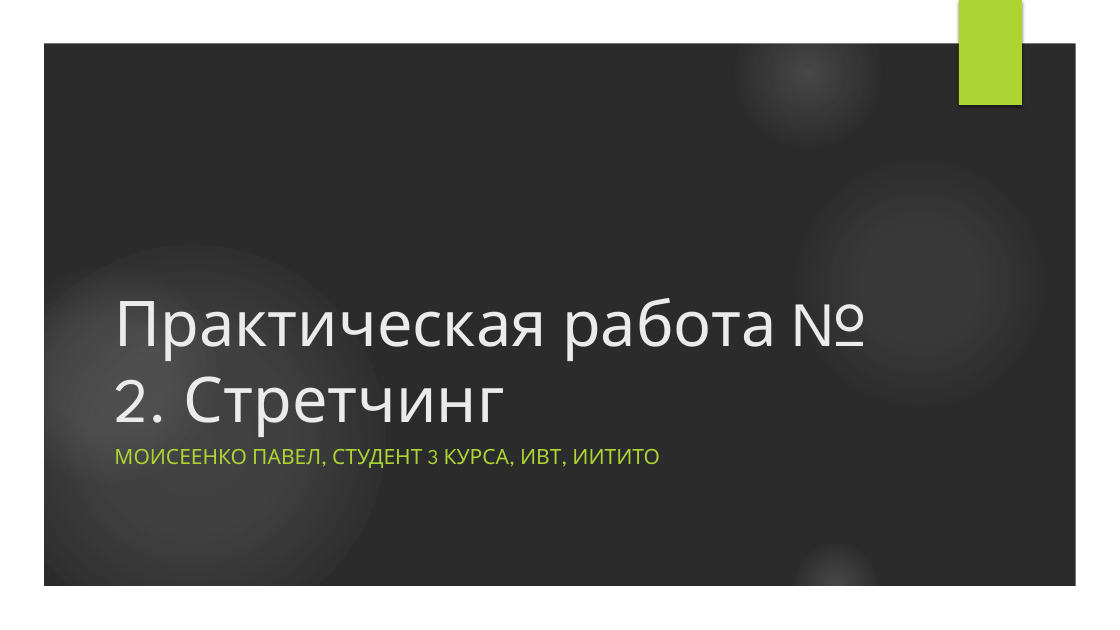
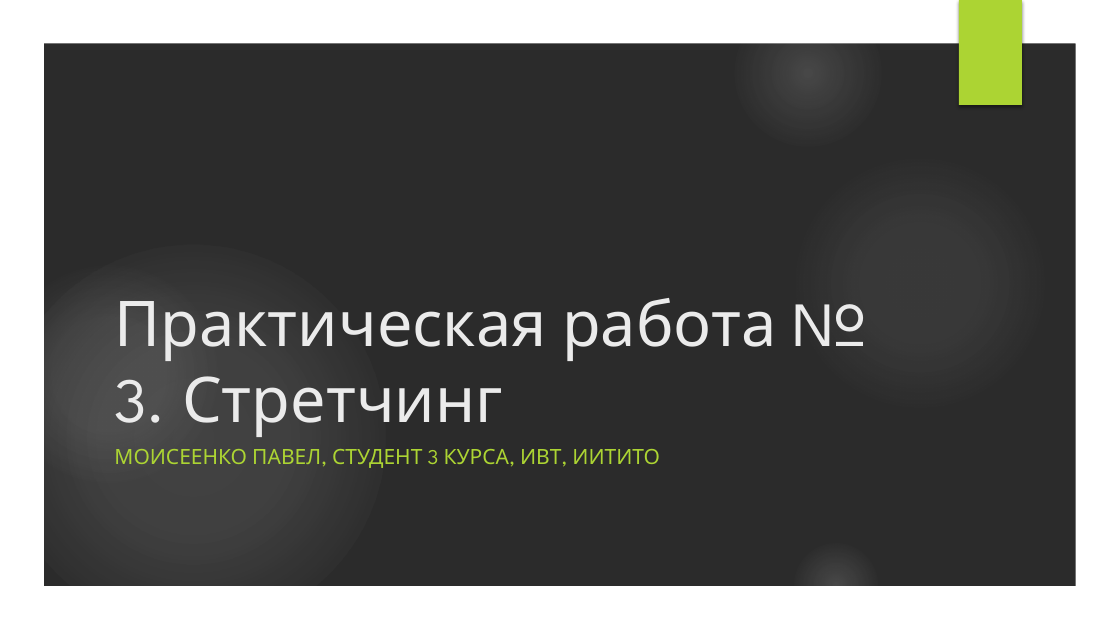
Before and after one commit to Rakleed/rgpu, a slide deck: slide 1 of 6-semester/physical-education/practical3.pptx. Drawn at 1120x630 pixels with LibreOffice and Linux fonts; fonts in the diff are those of the drawing; background and template pictures are left out; a plain dark background stands for a picture behind light text. Boxes give left, top, right and bottom in pixels: in the first picture for what was removed or moved away, otherwise in the second. Text is boxed around its words. In the diff, an @@ line names an element or a change of style, - is before the commit and + after.

```diff
--- a/6-semester/physical-education/practical3.pptx
+++ b/6-semester/physical-education/practical3.pptx
@@ title at bbox=[114, 298, 866, 437]: text changed @@
-Практическая работа № 2. Стретчинг
+Практическая работа № 3. Стретчинг
```
